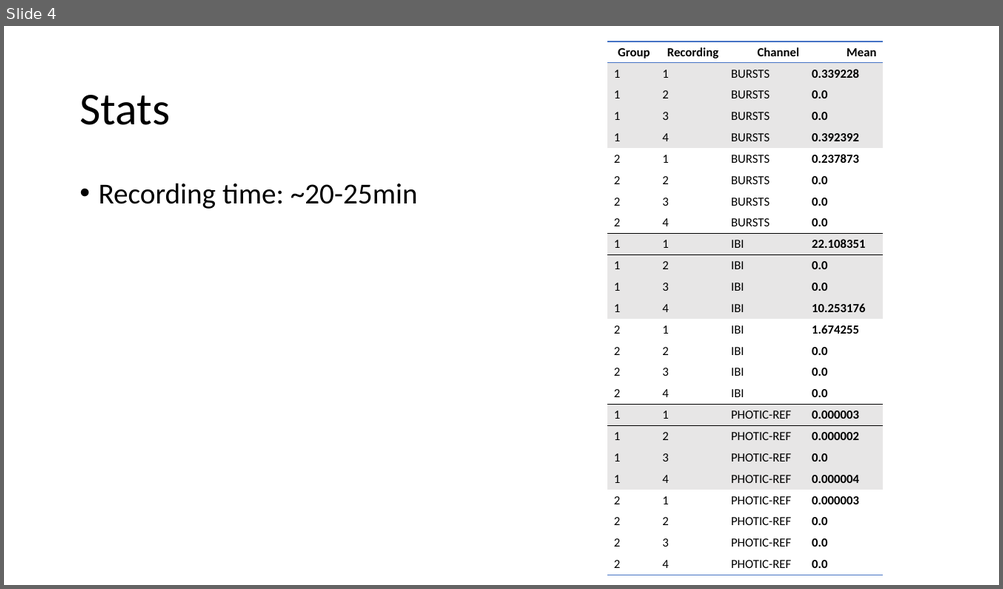
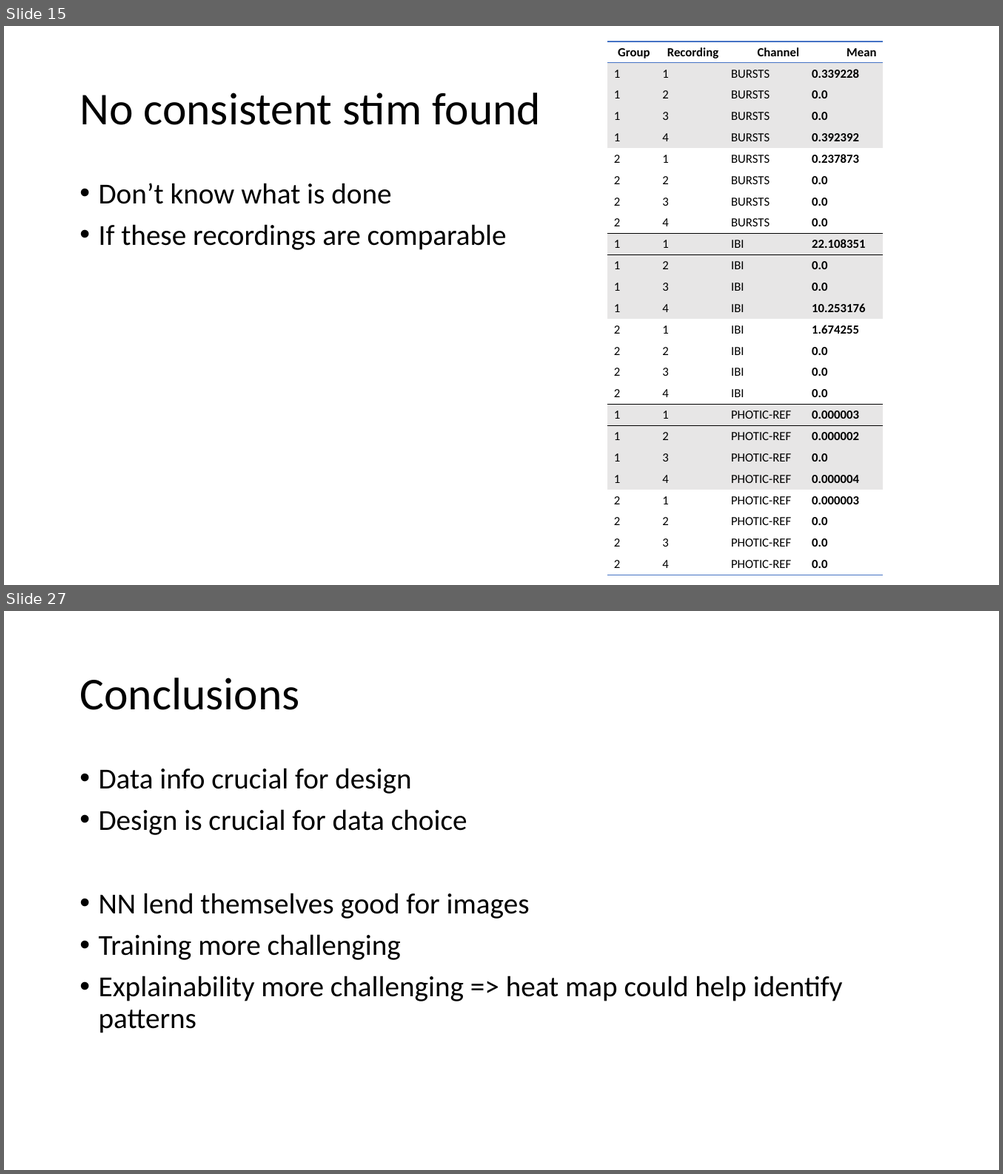
Before and after one commit to JeroenBuil/deegtal_coding_task, a slide deck: reports/dEEGtal interview presentation - Jeroen Buil.pptx. Shown one above the other, each under a label of ours: slide 4 before the commit, slides 15 and 27 after it; the slides between them are not shown. The pictures are 1003x589 and 1003x1174 pixels, drawn with LibreOffice and Linux fonts; fonts in the diff are those of the drawing. Boxes give left, top, right and bottom in pixels: in the first picture for what was removed or moved away, otherwise in the second. Text is boxed around its words. In the diff, an @@ line names an element or a change of style, - is before the commit and + after.

```diff
--- a/reports/dEEGtal interview presentation - Jeroen Buil.pptx
+++ b/reports/dEEGtal interview presentation - Jeroen Buil.pptx
@@ slide 27 added at [4, 611, 999, 1170], background #FFFFFF @@
@@ title added at [79, 678, 299, 710], 44 pt, text #000000 @@
+Conclusions
@@ text added at [99, 768, 842, 1034], 28 pt, text #000000 @@
+• Data info crucial for design
+• Design is crucial for data choice
+• NN lend themselves good for images
+• Training more challenging
+• Explainability more challenging => heat map could help identify patterns
@@ what was slide 4 is now slide 15 @@
@@ slide 15 changed as well @@
@@ title at [79, 93, 540, 125]: text changed @@
-Stats
+No consistent stim found
@@ text at [99, 183, 506, 250]: text changed @@
-• Recording time: ~20-25min
+• Don’t know what is done
+• If these recordings are comparable
```
Also in this commit, not shown: 4 other slides changed, 20 other slides added, 7 slides removed, 1 other file.
